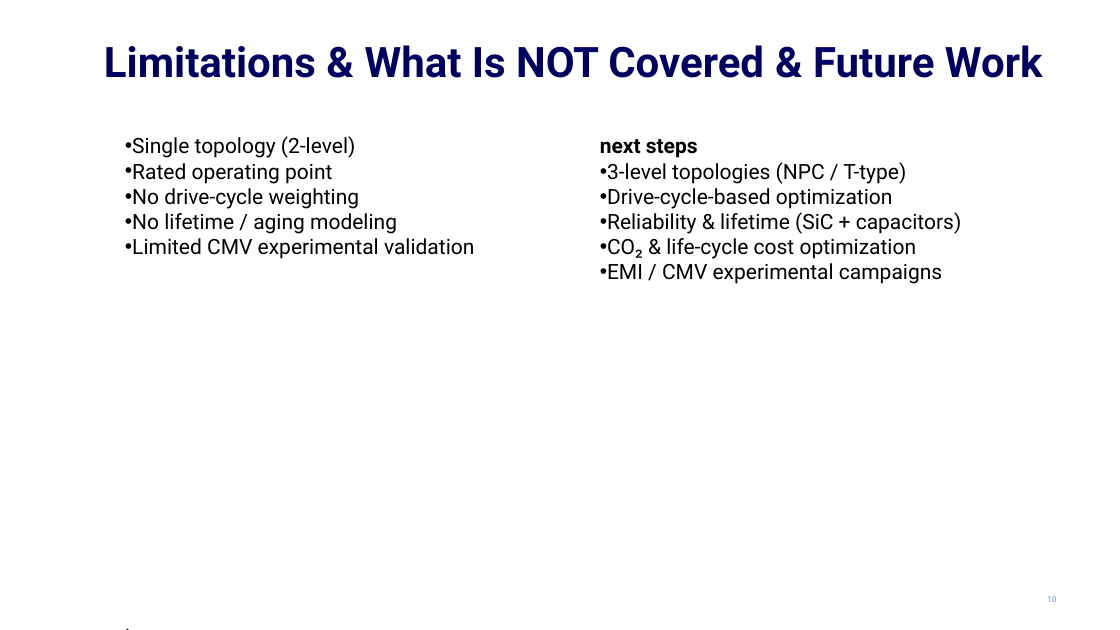
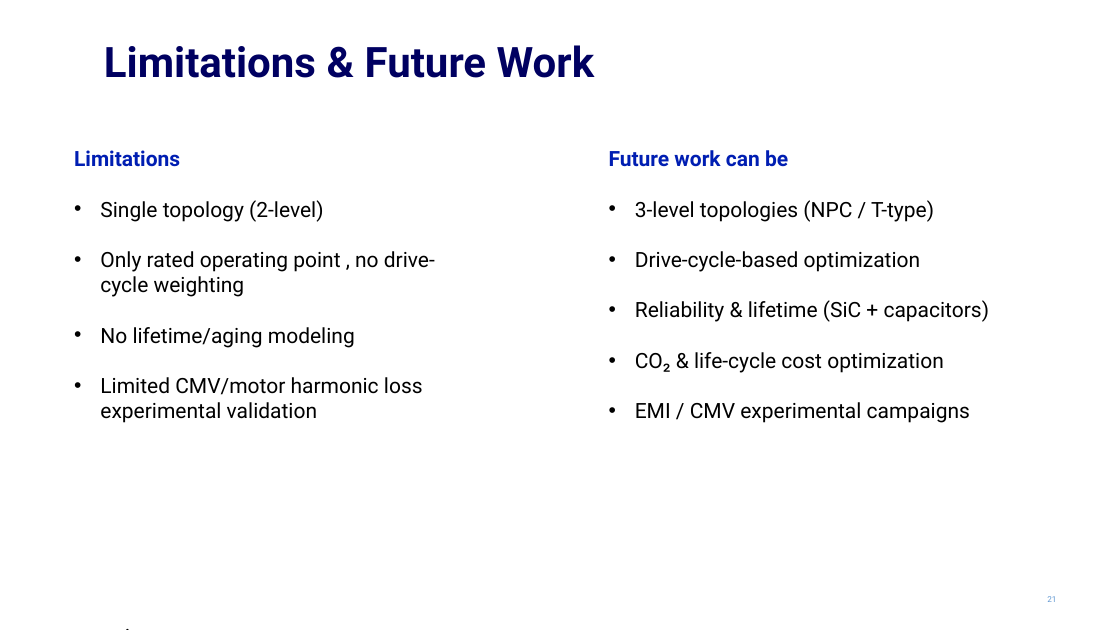
Before and after one commit to EnesAyaz/KTH, a slide deck: slide 21 of PresentationOfMeetings/50PercentSeminar/50PercentEnes.pptx (slide 10 before the commit). Drawn at 1120x630 pixels with LibreOffice and Linux fonts; fonts in the diff are those of the drawing; background and template pictures are left out. Boxes give left, top, right and bottom in pixels: in the first picture for what was removed or moved away, otherwise in the second. Text is boxed around its words. In the diff, an @@ line names an element or a change of style, - is before the commit and + after.

```diff
--- a/PresentationOfMeetings/50PercentSeminar/50PercentEnes.pptx
+++ b/PresentationOfMeetings/50PercentSeminar/50PercentEnes.pptx
@@ title at <box>104,45,595,78</box>: text changed @@
-Limitations & What Is NOT Covered & Future Work
+Limitations & Future Work
@@ text "Limitations": place and size @@
-text "Limitations" at <box>132,136,474,259</box>
+text "Limitations" at <box>74,150,435,423</box>
@@ text "Future work can be": place and size @@
-text "Future work can be" at <box>600,139,962,284</box>
+text "Future work can be" at <box>609,150,990,423</box>
@@ text at <box>74,150,180,167</box>: paragraph added @@
+Limitations
@@ text at <box>609,150,788,167</box>: text changed; text colour #000000 to #001EB2 @@
-next steps
+Future work can be
@@ text at <box>100,200,323,222</box>: indent changed @@
@@ text at <box>635,200,990,423</box>: indent changed @@
@@ text at <box>100,251,435,423</box>: text changed @@
-• Rated operating point
-• No drive-cycle weighting
-• No lifetime / aging modeling
-• Limited CMV experimental validation
+• Only rated operating point , no drive-cycle weighting
+• No lifetime/aging modeling
+• Limited CMV/motor harmonic loss experimental validation
@@ page number at <box>1047,596,1056,602</box>: text changed @@
-10
+21
```
Also in this commit, not shown: 9 other slides changed, 10 slides added, 16 slides removed, 20 other files.
